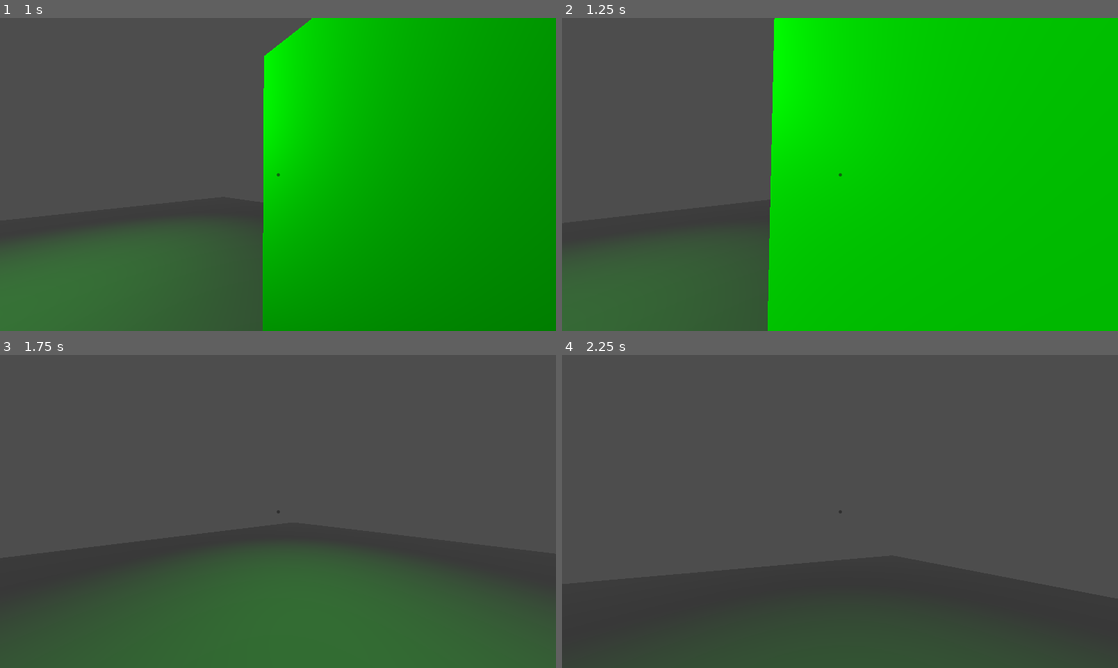
Above: before the commit, frames 1-4 (two rows, left to right).
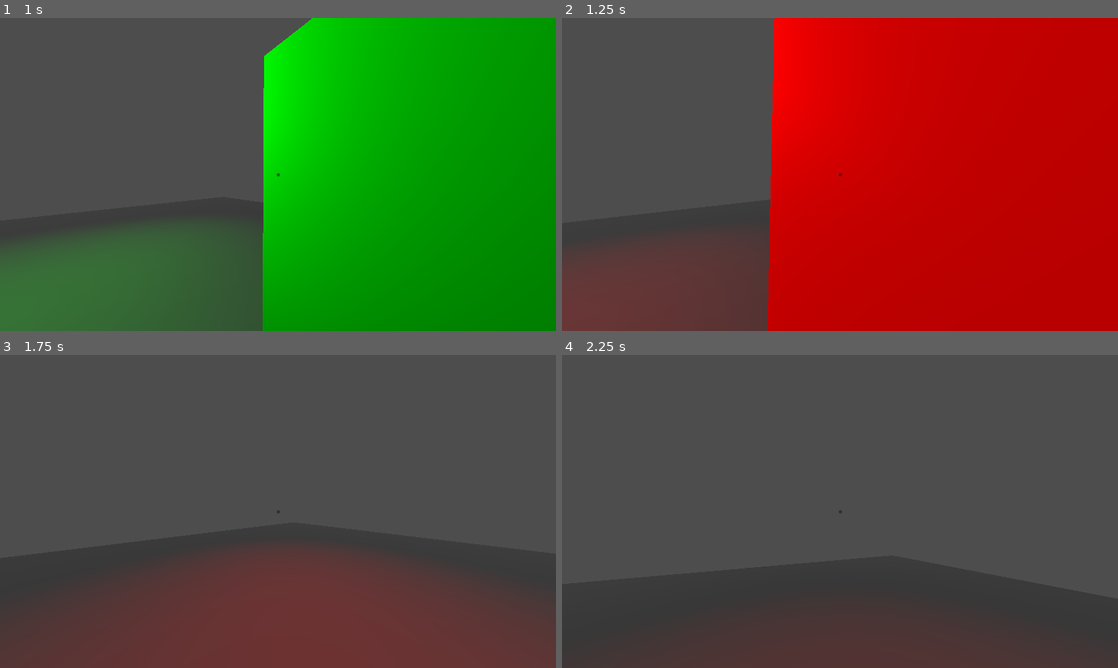
Above: after the commit, the same moments.

Repository: EnragementGame/Minute_Hand
Game: Godot game, scene res://Maps/Scenes/trigger_test.tscn
The game is run twice, just before and just after one commit, with the same random seed, the same clock (stepped at 60 frames per second) and the same inputs. The project has no main scene, so this scene is started directly.
Inputs (mouse positions are in pixels of both pictures, inside the frame that each line leads up to):
- Up to frame 1 (1 s): tap Enter at 0.5 s; move the mouse to (305, 174) at 0.52 s; hold W (Forward) from 0.53 s (still down); tap E (Interact) at 0.6 s; click (305, 174) at 0.67 s
- Up to frame 2 (1.25 s): keep holding W (Forward)
- Up to frame 3 (1.75 s): keep holding W (Forward); move the mouse to (250, 511) at 1.27 s; tap E (Interact) at 1.35 s
- Up to frame 4 (2.25 s): keep holding W (Forward); move the mouse to (851, 505) at 2.02 s; hold Shift (Run) from 2.03 s (still down)

Frame 1 is identical in both runs. In frame 2, 73% of the frame differs, in the area x 0-100%, y 0-100%; in frame 3, 28%; in frame 4, 4.9%.

Commit message:
Triggers complete, starting items

Diff:
--- /dev/null
+++ b/Scenes/Components/collectable.tscn
@@ -0,0 +1,3 @@
+[gd_scene format=3 uid="uid://c5m2yfr0321xa"]
+
+[node name="Collectable" type="Node3D"]
--- /dev/null
+++ b/Scenes/Components/item.gd
@@ -0,0 +1,22 @@
+extends Node3D
+
+@export var itemName : String
+@export_category("Triggers")
+@export var linkedTriggers : Array[Node3D]
+@export_category("Conditions")
+@export var destroyAfterPickup : bool
+
+# Called when the node enters the scene tree for the first time.
+func _ready() -> void:
+	if get_parent().has_node("Interactable"):
+		var interactableNode : Node3D = get_parent().get_node("Interactable")
+		interactableNode.interaction_function.connect(pickup)
+	else:
+		push_error(itemName + " is on an object without and Interactable component.")
+
+# Called every frame. 'delta' is the elapsed time since the previous frame.
+func _process(delta: float) -> void:
+	pass
+
+func pickup() -> void:
+	pass
--- /dev/null
+++ b/Scenes/Components/item.tscn
@@ -0,0 +1,3 @@
+[gd_scene format=3 uid="uid://g2qplpn8klqi"]
+
+[node name="Item" type="Node3D"]
--- /dev/null
+++ b/Scripts/trackedprogress.gd
@@ -0,0 +1,5 @@
+extends Node
+
+var itemsCollected : int
+var secretsFound : int
+var completionsPercent : float
--- a/Scripts/trigger.gd
+++ b/Scripts/trigger.gd
@@ -1,11 +1,8 @@
 extends Node3D
-#Trigger nodes are placed on Nodes that have some sort of functonality, such as
-#A door that needs a button to open, or an area that will activate a cutscene
-#or dialogue. While they are Area3D nodes, they don't have to be used as such.
 
 signal trigger_activate()
 
-@export var triggerName : String
+@export var triggerName : String # Default is Default
 @export_category("Paramiters")
 @export var requiredTriggers : int #Can never be 0
 @export var maxActivations : int #Set to -1 for infinite activations
@@ -15,7 +12,7 @@
 
 func _ready() -> void:
 	activations = 0
-	if get_parent() == Area3D:
+	if get_parent() is Area3D:
 		get_parent().body_entered.connect(trigger_triggered)
 		get_parent().body_exited.connect(trigger_disabled)
 	if requiredTriggers <= 0:
@@ -23,7 +20,6 @@
 	if maxActivations == 0 || maxActivations <= -2:
 		push_error(triggerName + " maxActivations set to invalid value, value should be either -1 or a positive intiger. Setting to 1.")
 		maxActivations = 1
-
 
 func _process(delta: float) -> void:
 	if triggers == requiredTriggers:
@@ -35,12 +31,12 @@
 	if activations == maxActivations:
 		canTrigger = false
 
-func trigger_triggered() -> void:
+func trigger_triggered(body : Node3D):
 	if !canTrigger:
 		return
 	triggers += 1
 	canTrigger = false
 
-func trigger_disabled() -> void:
+func trigger_disabled(body : Node3D):
 	if !canTrigger && !activations == maxActivations:
 		canTrigger = true
--- a/project.godot
+++ b/project.godot
@@ -13,6 +13,10 @@
 config/name="Minute Hand"
 config/features=PackedStringArray("4.2", "Forward Plus")
 config/icon="res://icon.svg"
+
+[autoload]
+
+TrackedProgress="*res://Scripts/trackedprogress.gd"
 
 [display]
 
--- a/trigger_test.gd
+++ b/trigger_test.gd
@@ -6,3 +6,7 @@
 
 func _on_blue_trigger_trigger_activate() -> void:
 	light_color = Color.BLUE
+
+
+##func _on_light_trigger_area_body_entered(body:Node3D) -> void:
+	##light_color = Color.RED
Not shown, added: Assets/Models/test_collectable.blend.import
Not shown, added: Assets/Models/test_collectable.blend
Not shown, added: Assets/Models/test_collectable.blend1
